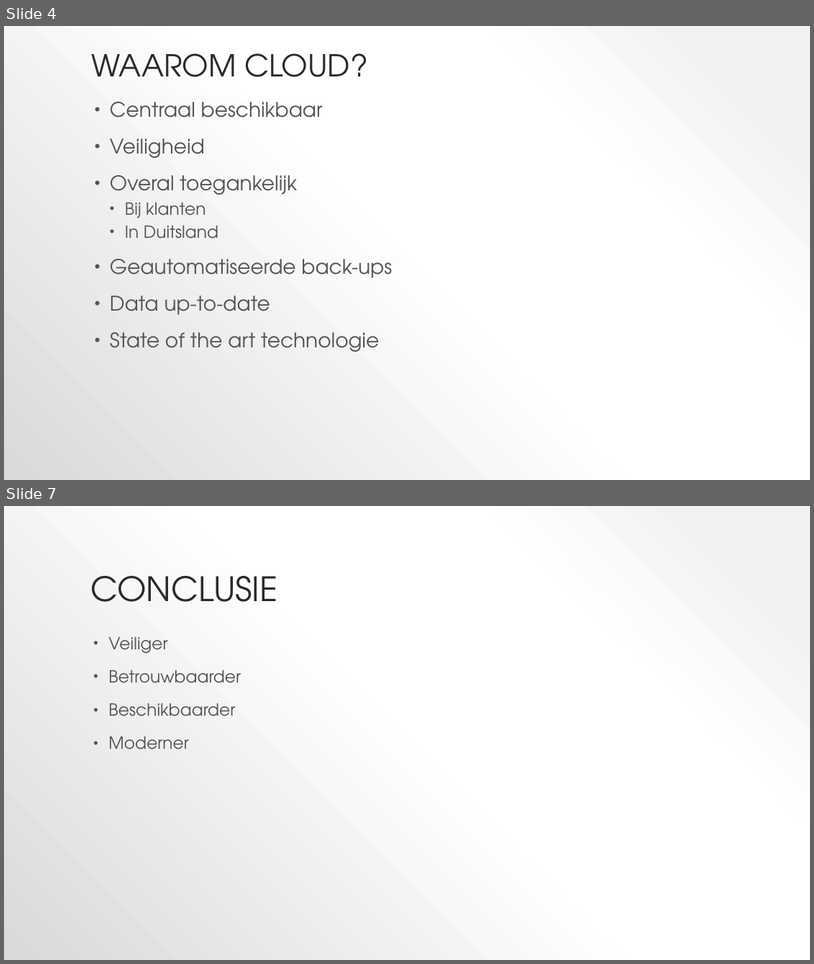
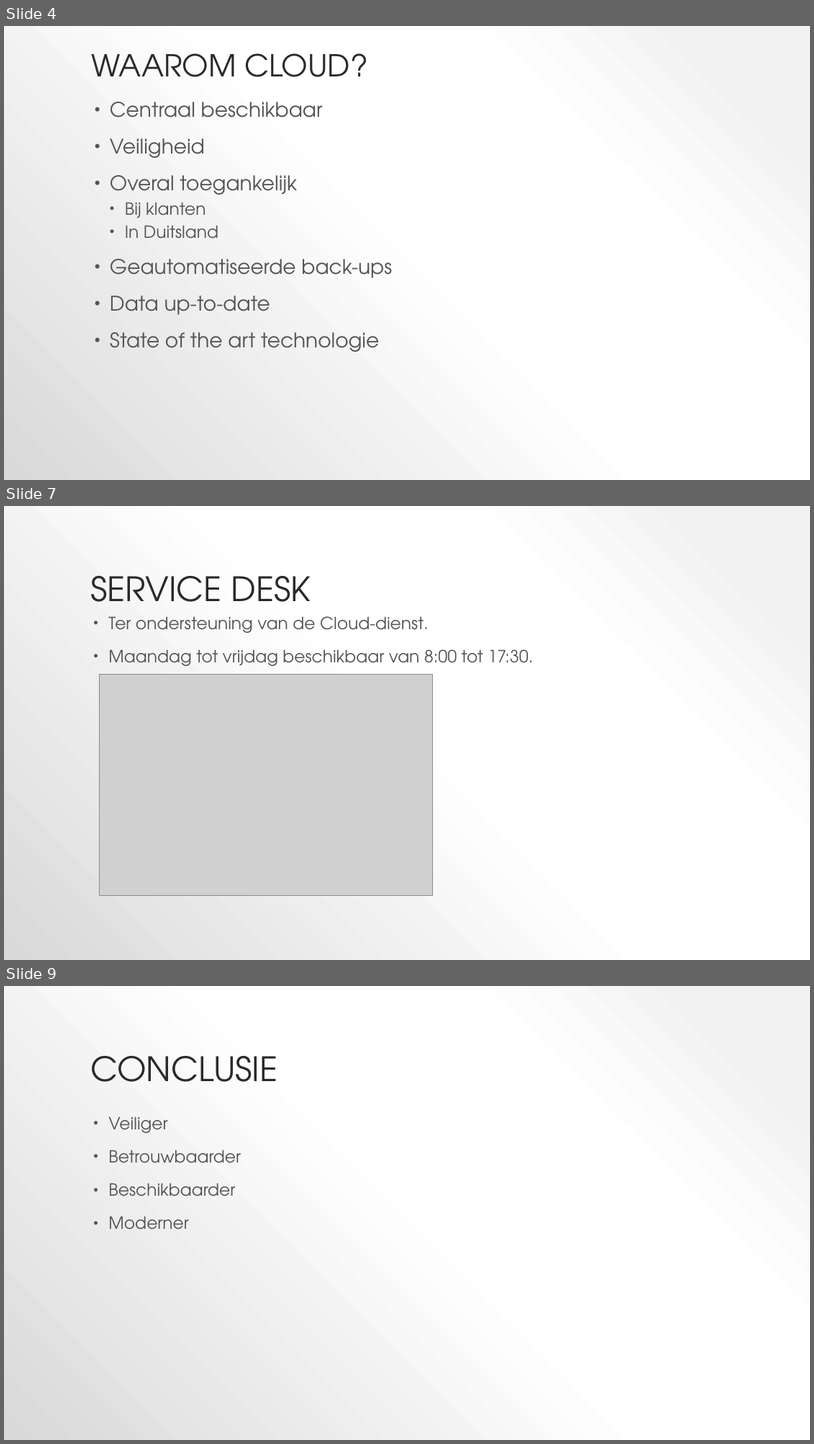
Before and after one commit to QuestCode/thema-2.1-slm, a slide deck: Leertaken/SLM2/Cloud service presentatie.pptx. Shown one above the other, each under a label of ours: slides 4 and 7 before the commit, slides 4, 7 and 9 after it; the slides between them are not shown. The pictures are 814x964 and 814x1444 pixels, drawn with LibreOffice and Linux fonts; fonts in the diff are those of the drawing; grey boxes stand for pictures. Boxes give left, top, right and bottom in pixels: in the first picture for what was removed or moved away, otherwise in the second. Text is boxed around its words. In the diff, an @@ line names an element or a change of style, - is before the commit and + after.

```diff
--- a/Leertaken/SLM2/Cloud service presentatie.pptx
+++ b/Leertaken/SLM2/Cloud service presentatie.pptx
@@ slide 7 added at bbox=[4, 506, 810, 960], background gradient #F2F2F2 to #FFFFFF to #D9D9D9 @@
@@ title added at bbox=[90, 576, 310, 617], 40 pt, text #2A2A2A @@
+SERVICE DESK
@@ text added at bbox=[108, 616, 533, 666], 20 pt, text #545454 @@
+• Ter ondersteuning van de Cloud-dienst.
+• Maandag tot vrijdag beschikbaar van 8:00 tot 17:30.
@@ picture added at bbox=[100, 674, 432, 896] @@
@@ what was slide 7 is now slide 9 @@
```
Also in this commit, not shown: 4 slides changed, 1 other slide added.
